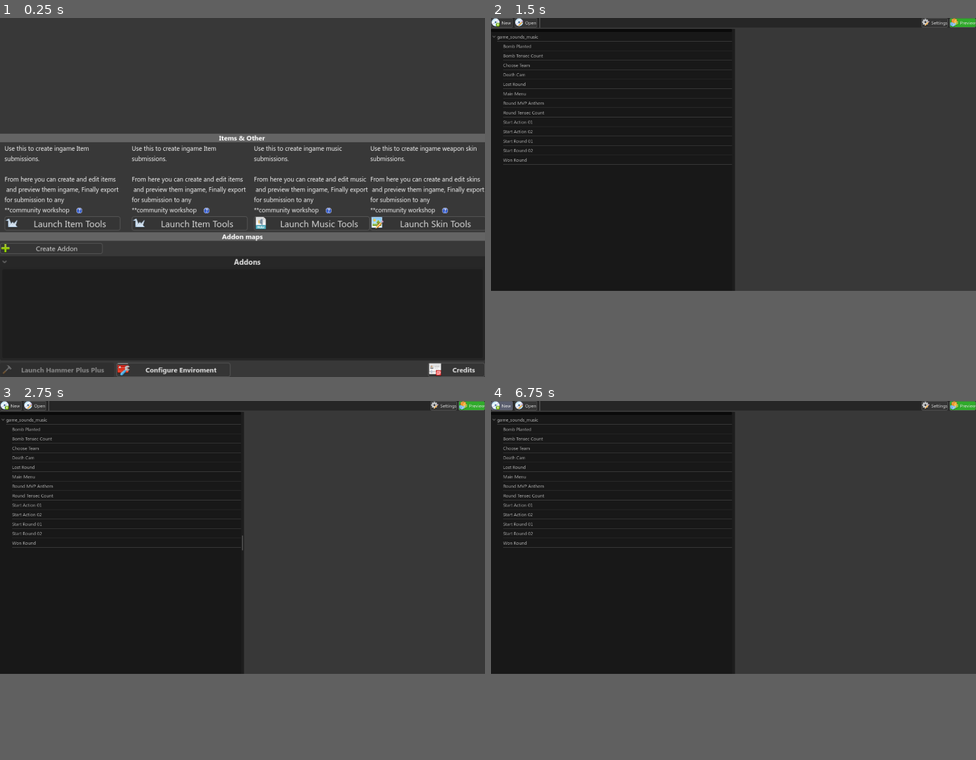
Above: before the commit, frames 1-4 (two rows, left to right).
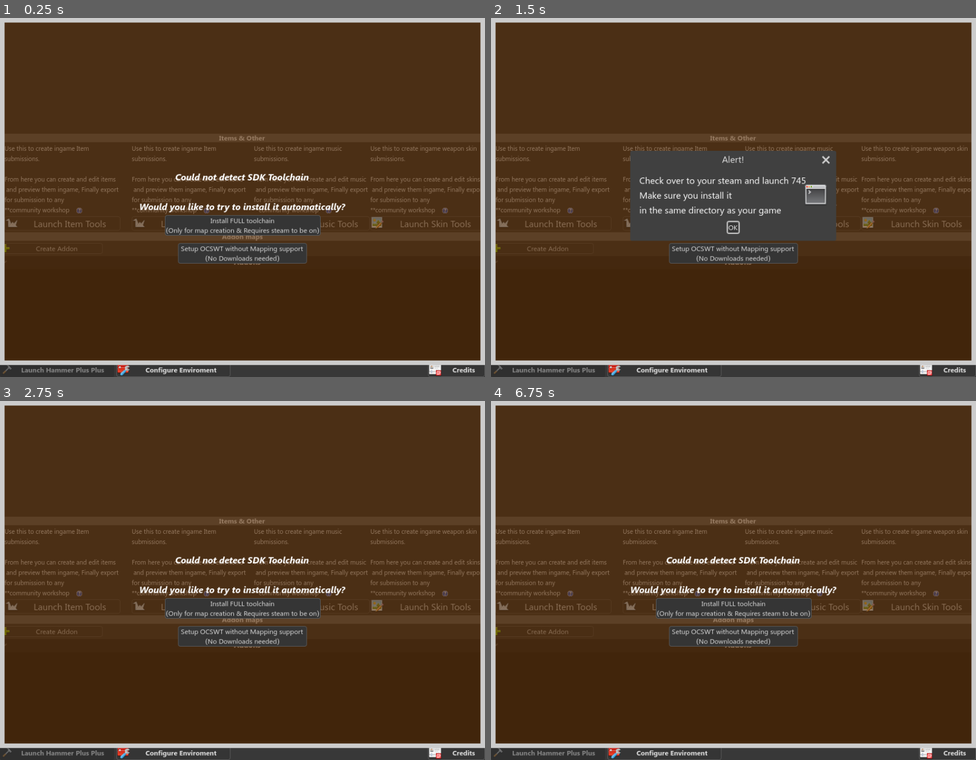
Above: after the commit, the same moments.

Repository: KevinKor001/CSGOWorkshopTools
Game: Godot game, scene res://Panels/Startup/StartupScreen.tscn
Two runs of this game, one before a commit and one after it. Both use one fixed random seed, a clock stepped at 60 frames per second and the inputs below.
Inputs (mouse positions are in pixels of both pictures, inside the frame that each line leads up to):
- Up to frame 1 (0.25 s): no input
- Up to frame 2 (1.5 s): click (568, 211) at 0.52 s; click "Launch Music Tools" at 1.25 s
- Up to frame 3 (2.75 s): click (242, 609) at 2 s, where only the run after the commit has a clickable "Install FULL toolchain (Only …"
- Up to frame 4 (6.75 s): click (733, 637) at 2.75 s, where only the run after the commit has a clickable "Setup OCSWT without Mapping s…"; click (554, 605) at 3.5 s, where only the run after the commit has a clickable "Launch Item Tools"; click (554, 605) at 4.25 s, where only the run after the commit has a clickable "Launch Item Tools"; click (917, 605) at 5 s, where only the run after the commit has a clickable "Launch Skin Tools"; click (917, 605) at 5.75 s, where only the run after the commit has a clickable "Launch Skin Tools"; click (500, 408) at 6.5 s, where only the run before the commit has a clickable "New"
In our replay, in frame 2 the window is 800x450 before the commit and 800x592 after it. These sizes can differ from the game's own. Grey fills any space a smaller window leaves; there, only what the larger window draws over its background counts as a difference.

The runs differ from the first frame. In frame 1, 95% of the frame differs, in the area x 0-100%, y 0-97%; in frame 2, 76%; in frame 3, 80%; in frame 4, 80%.

Commit message:
Fix argument parsing & Check/Create Config file

Diff:
--- a/Panels/Startup/MusicEditor/MusicEditor.gd
+++ b/Panels/Startup/MusicEditor/MusicEditor.gd
@@ -6,7 +6,7 @@
 func _ready() -> void:
 	setupWindow()
 	#GameManager.launch_windows_exe_via_wine(AppData.gameDir + "csgo.exe", ["-netconport 2121"])
-	setup_musicKit_tree(tree )
+	setup_musicKit_tree(tree)
 
 
 	pass # Replace with function body.
--- a/Panels/Startup/StartupScreen.tscn
+++ b/Panels/Startup/StartupScreen.tscn
@@ -160,7 +160,6 @@
 expand_icon = true
 
 [node name="MissingSDK" type="Panel" parent="Panel" unique_id=81639882]
-visible = false
 layout_mode = 1
 anchors_preset = 15
 anchor_right = 1.0
@@ -197,10 +196,29 @@
 offset_bottom = 72.5
 grow_horizontal = 2
 grow_vertical = 2
-text = "Install toolchain (Requires steam to be on)"
+text = "Install FULL toolchain
+(Only for map creation & Requires steam to be on)"
+script = ExtResource("9_42vpm")
+
+[node name="InstallToolchain2" type="Button" parent="Panel/MissingSDK" unique_id=769409474]
+layout_mode = 1
+anchors_preset = 8
+anchor_left = 0.5
+anchor_top = 0.5
+anchor_right = 0.5
+anchor_bottom = 0.5
+offset_left = -113.0
+offset_top = 96.0
+offset_right = 113.0
+offset_bottom = 121.5
+grow_horizontal = 2
+grow_vertical = 2
+text = "Setup OCSWT without Mapping support
+(No Downloads needed)"
 script = ExtResource("9_42vpm")
 
 [node name="Window" parent="." unique_id=358554546 instance=ExtResource("10_pqxgs")]
 visible = false
 
 [connection signal="pressed" from="Panel/MissingSDK/InstallToolchain" to="Panel/MissingSDK/InstallToolchain" method="_on_pressed"]
+[connection signal="pressed" from="Panel/MissingSDK/InstallToolchain2" to="Panel/MissingSDK/InstallToolchain2" method="_on_pressed_minimal"]
--- a/Panels/Startup/StartupSelector/ConfigWindow.tscn
+++ b/Panels/Startup/StartupSelector/ConfigWindow.tscn
@@ -18,6 +18,7 @@
 anchors_preset = 15
 anchor_right = 1.0
 anchor_bottom = 1.0
+offset_bottom = -36.0
 grow_horizontal = 2
 grow_vertical = 2
 
@@ -35,3 +36,32 @@
 
 [node name="CheckBox" type="CheckBox" parent="Panel/ScrollContainer/VBoxContainer" unique_id=1214737546]
 layout_mode = 2
+button_pressed = true
+text = "Launch game client with tools"
+
+[node name="CheckBox2" type="CheckBox" parent="Panel/ScrollContainer/VBoxContainer" unique_id=630507220]
+layout_mode = 2
+text = "Launch game client in full screen"
+
+[node name="Label2" type="Label" parent="Panel/ScrollContainer/VBoxContainer" unique_id=638078041]
+layout_mode = 2
+text = "Game Launch Args:"
+
+[node name="LineEdit" type="LineEdit" parent="Panel/ScrollContainer/VBoxContainer" unique_id=696234574]
+layout_mode = 2
+placeholder_text = "-amogus +echo sus"
+
+[node name="CheckBox3" type="CheckBox" parent="Panel/ScrollContainer/VBoxContainer" unique_id=1009746446]
+layout_mode = 2
+text = "Dissable tool-game communication (This will stop hot reload)"
+
+[node name="Button" type="Button" parent="Panel" unique_id=2048563567]
+layout_mode = 1
+anchors_preset = 12
+anchor_top = 1.0
+anchor_right = 1.0
+anchor_bottom = 1.0
+offset_top = -40.0
+grow_horizontal = 2
+grow_vertical = 0
+text = "Accept & Save"
--- a/Panels/Startup/install_toolchain.gd
+++ b/Panels/Startup/install_toolchain.gd
@@ -29,3 +29,19 @@
 
 func _on_pressed() -> void:
 	runORinstallSourceSDK()
+
+
+func _on_pressed_minimal() -> void:
+	var NewConfig = ConfigFile.new()
+	print("Making Config")
+	NewConfig.set_value("General","csgo_install",AppData.gameDir)
+	if DirAccess.dir_exists_absolute(AppData.gameDir + "/SupremacyRenewed"):
+		$"../../../Window".dialog_text = """
+		Hey! , looks like your game directory
+		contains a Supramacy Instance.. would you
+		like to create content for '/SupremacyRenewed'?"""
+		$"../../../Window".ok_button_text = 'Yes (There is no no because i couldnt figure it out :P)'
+		$"../../../Window".show()
+	print(AppData.getGameDir())
+	print(AppData.getToolConfigPath())
+	NewConfig.save(AppData.getToolConfigPath())
--- a/Panels/Startup/startup_screen.gd
+++ b/Panels/Startup/startup_screen.gd
@@ -6,15 +6,15 @@
 		gamedir = ArgParser.csgo_dir
 	else:
 		gamedir = "."
-	print(DirAccess.get_directories_at(gamedir))
-	print(DirAccess.get_files_at(gamedir))
+
 
 	if "CSP_Data" in DirAccess.get_directories_at(gamedir):
-		if "projects.json" in DirAccess.get_files_at(gamedir + "/CSP_Data"):
+		if FileAccess.file_exists(AppData.getToolConfigPath()):
 			AppData.IsToolChainInstalled = true
 
 
 func setupWindow():
+	$Panel/MissingSDK.show()
 	DisplayServer.window_set_mode(DisplayServer.WINDOW_MODE_WINDOWED)
 
 	get_window().size = Vector2i(850, 630)
@@ -42,3 +42,7 @@
 # Called every frame. 'delta' is the elapsed time since the previous frame.
 func _process(delta: float) -> void:
 	pass
+
+
+func _on_install_toolchain_minimal_pressed() -> void:
+	pass # Replace with function body.
--- a/Scripts/AppData.gd
+++ b/Scripts/AppData.gd
@@ -1,12 +1,21 @@
 extends Node
 
-@export var gameDir = "."
+@export var gameDir = ""
+@export var runningDir = OS.get_executable_path()
 @export var VERSION = "1.0.0"
 @export var IsSupramacyInstall = false
 @export var IsToolChainInstalled = false
 @export var gameLaunchArgs = ""
 
 
+
+func getGameDir():
+	return  gameDir.strip_edges()
+func getToolDir():
+	return  getGameDir() + "/CSP_Data"
+
+func getToolConfigPath():
+	return getToolDir() + "/config.cfg"
 
 # Called when the node enters the scene tree for the first time.
 func _ready() -> void:
--- a/Scripts/arg_parser.gd
+++ b/Scripts/arg_parser.gd
@@ -28,36 +28,33 @@
 	function_args[flag] = callback
 
 func _parse_arguments() -> void:
-
 	var args: PackedStringArray = OS.get_cmdline_user_args()
-
 	if args.is_empty():
 		args = OS.get_cmdline_args()
 
-	print("[ArgParser] Raw arguments detected: ", args)
+	print("[ArgParser] Raw arguments: ", args)
 
 	var i: int = 0
 	while i < args.size():
 		var arg: String = args[i]
 
 		match arg:
-			# --- VALUE ARGUMENTS ---
 			"-csgo_dir":
 				if i + 1 < args.size():
-					csgo_dir = args[i + 1]
-					csgo_dir = csgo_dir.remove_chars('"')
-					print("[ArgParser] CSGO Directory set to: ", csgo_dir)
+					csgo_dir = _strip_quotes(args[i + 1])
+					print("[ArgParser] CSGO Directory: ", csgo_dir)
 					i += 1
 				else:
 					push_error("[ArgParser] Missing value for -csgo_dir")
-
-			# --- FUNCTION CALL ARGUMENTS ---
 			_:
 				if function_args.has(arg):
-					print("[ArgParser] Executing function trigger for: ", arg)
+					print("[ArgParser] Executing: ", arg)
 					function_args[arg].call()
 
 		i += 1
+
+func _strip_quotes(input: String) -> String:
+	return input.replace('"', '')
 
 
 # Exampel function callback
